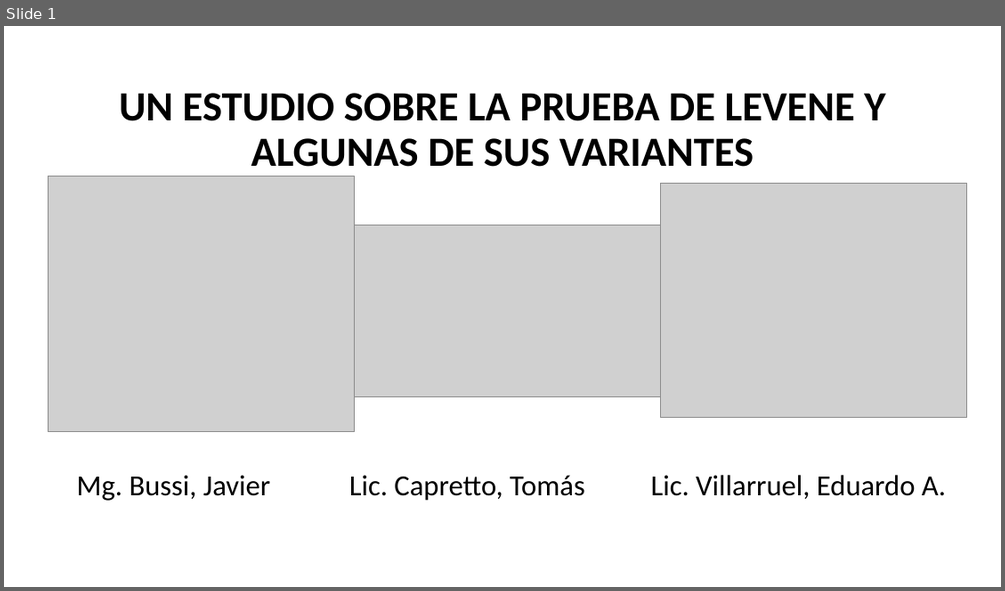
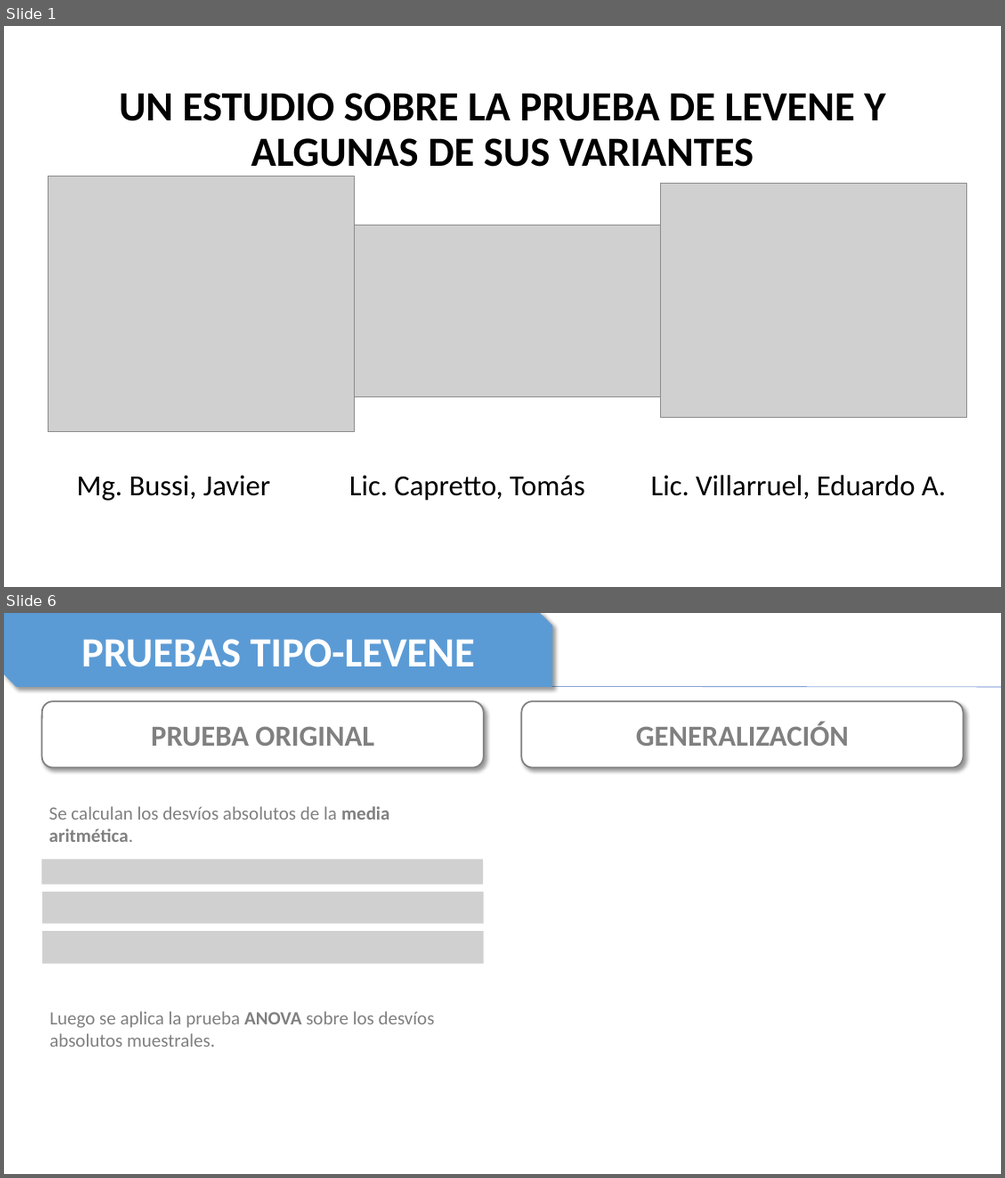
Before and after one commit to TheNaranjero/sae-2026, a slide deck: Presentation1.pptx. Shown one above the other, each under a label of ours: slide 1 before the commit, slides 1 and 6 after it; the slides between them are not shown. The pictures are 1005x591 and 1005x1178 pixels, drawn with LibreOffice and Linux fonts; fonts in the diff are those of the drawing; grey boxes stand for pictures. Boxes give left, top, right and bottom in pixels: in the first picture for what was removed or moved away, otherwise in the second. Text is boxed around its words. In the diff, an @@ line names an element or a change of style, - is before the commit and + after.

```diff
--- a/Presentation1.pptx
+++ b/Presentation1.pptx
@@ slide 6 added at <box>4,613,1001,1174</box>, background #FFFFFF @@
@@ snip diag rect added at <box>4,613,552,687</box>, fill #5B9BD5, 40 pt, text #FFFFFF, bold @@
+PRUEBAS TIPO-LEVENE
@@ line added from (21, 686) to (1001, 687), #4472C4 0.5 pt @@
@@ rounded rectangle added at <box>42,701,484,768</box>, fill #FFFFFF, outline #808080 1.5 pt, 28 pt, text #808080, bold @@
+PRUEBA ORIGINAL
@@ rounded rectangle added at <box>521,701,963,768</box>, fill #FFFFFF, outline #808080 1.5 pt, 28 pt, text #808080, bold @@
+GENERALIZACIÓN
@@ text added at <box>49,806,389,842</box>, 18 pt, text #808080 @@
+Se calculan los desvíos absolutos de la media aritmética.
@@ picture added at <box>41,859,483,884</box> @@
@@ picture added at <box>42,892,484,924</box> @@
@@ picture added at <box>42,931,484,963</box> @@
@@ text added at <box>49,1011,435,1046</box>, 18 pt, text #808080 @@
+Luego se aplica la prueba ANOVA sobre los desvíos absolutos muestrales.
```
Also in this commit, not shown: 7 slides changed, 3 other slides added.
